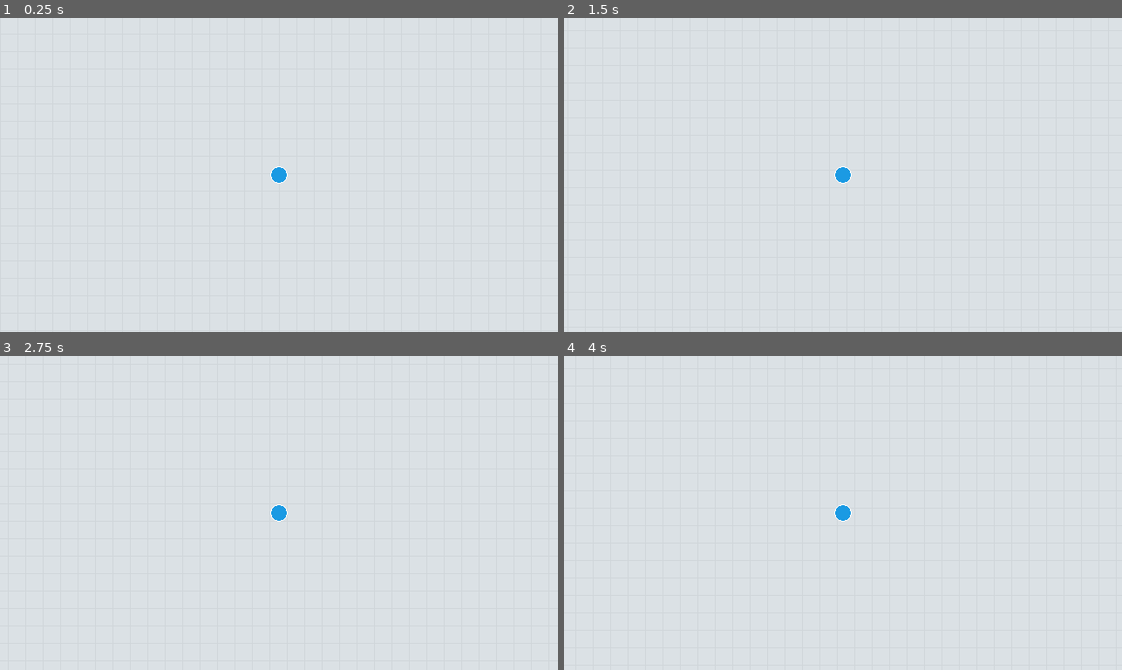
Above: before the commit, frames 1-4 (two rows, left to right).
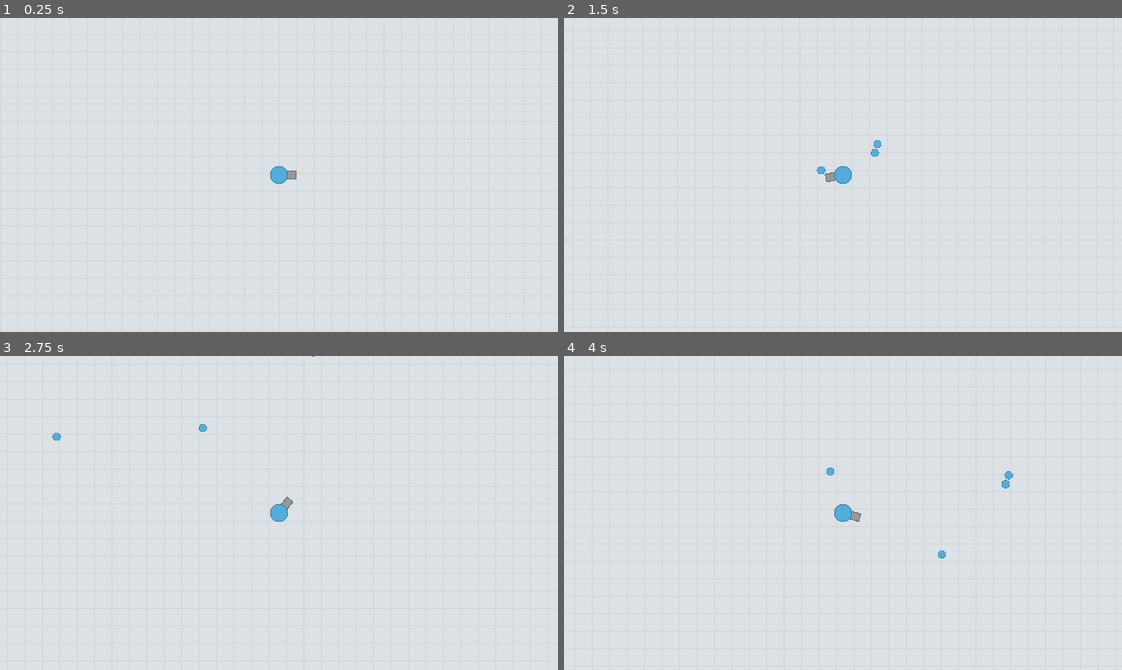
Above: after the commit, the same moments.

Repository: jackoubridge/godot-game
Game: Godot game, scene res://scenes/main.tscn
Same seed, same stepped clock (60 frames per second), same inputs: the game is played once before the commit and once after it.
Inputs (mouse positions are in pixels of both pictures, inside the frame that each line leads up to):
- Up to frame 1 (0.25 s): no input
- Up to frame 2 (1.5 s): tap Enter at 0.5 s; move the mouse to (965, 159) at 0.52 s; hold D (move_right) 0.53-1.28 s; tap Space (shoot, bound only after the commit) at 0.6, 1.25, 1.35 s; move the mouse to (731, 190) at 1.27 s; hold S (move_down) from 1.28 s (still down)
- Up to frame 3 (2.75 s): move the mouse to (334, 443) at 2.02 s; release S (move_down) at 2.03 s; hold D (move_right) from 2.03 s (still down); tap Space (shoot, bound only after the commit) at 2.1 s
- Up to frame 4 (4 s): move the mouse to (815, 575) at 2.77 s; release D (move_right) at 2.78 s; hold W (move_up) 2.78-3.53 s; tap Space (shoot, bound only after the commit) at 2.85, 3.6 s; move the mouse to (1010, 560) at 3.52 s; hold A (move_left) from 3.53 s (still down)

The runs differ from the first frame. In frame 1, 0.2% of the frame differs, in the area x 48-54%, y 47-53%; in frame 2, 0.3%; in frame 3, 0.3%; in frame 4, 0.3%, in the area x 47-81%, y 35-65%.

Commit message:
Player fires

Diff:
--- a/project.godot
+++ b/project.godot
@@ -45,6 +45,12 @@
 "events": [Object(InputEventKey,"resource_local_to_scene":false,"resource_name":"","device":-1,"window_id":0,"alt_press …(192 unchanged characters)…
 ]
 }
+shoot={
+"deadzone": 0.2,
+"events": [Object(InputEventKey,"resource_local_to_scene":false,"resource_name":"","device":-1,"window_id":0,"alt_pressed":false,"shift_pressed":false,"ctrl_pressed":false,"meta_pressed":false,"pressed":false,"keycode":0,"physical_keycode":32,"key_label":0,"unicode":32,"location":0,"echo":false,"script":null)
+, Object(InputEventMouseButton,"resource_local_to_scene":false,"resource_name":"","device":-1,"window_id":0,"alt_pressed":false,"shift_pressed":false,"ctrl_pressed":false,"meta_pressed":false,"button_mask":0,"position":Vector2(0, 0),"global_position":Vector2(0, 0),"factor":1.0,"button_index":1,"canceled":false,"pressed":false,"double_click":false,"script":null)
+]
+}
 
 [physics]
 
--- a/scenes/background.tscn
+++ b/scenes/background.tscn
@@ -9,5 +9,6 @@
 repeat_times = 4
 
 [node name="Sprite2D" type="Sprite2D" parent="Parallax2D" unique_id=1775953499]
+z_index = -999
 texture_filter = 1
 texture = ExtResource("1_bkp1e")
--- /dev/null
+++ b/scenes/bullet.tscn
@@ -0,0 +1,18 @@
+[gd_scene format=3 uid="uid://dqecxd5hlio2f"]
+
+[ext_resource type="Texture2D" uid="uid://bm3iltffouvrb" path="res://assets/player-icon.png" id="1_mkf8s"]
+[ext_resource type="Script" uid="uid://cp3ur47ffbrjr" path="res://scripts/bullet.gd" id="1_y25gk"]
+
+[sub_resource type="CircleShape2D" id="CircleShape2D_h1aey"]
+radius = 5.0
+
+[node name="CharacterBody2D" type="CharacterBody2D" unique_id=1167252768]
+script = ExtResource("1_y25gk")
+
+[node name="CollisionShape2D" type="CollisionShape2D" parent="." unique_id=1760458861]
+shape = SubResource("CircleShape2D_h1aey")
+
+[node name="Sprite2D" type="Sprite2D" parent="CollisionShape2D" unique_id=2018794137]
+z_index = -2
+scale = Vector2(0.01, 0.01)
+texture = ExtResource("1_mkf8s")
--- a/scenes/main.tscn
+++ b/scenes/main.tscn
@@ -8,4 +8,4 @@
 [node name="Background" parent="." unique_id=1117696067 instance=ExtResource("2_rwgxs")]
 position = Vector2(0, -2)
 
-[node name="Player" parent="." unique_id=83792797 instance=ExtResource("1_nnsk1")]
+[node name="Player" parent="." unique_id=1618710591 instance=ExtResource("1_nnsk1")]
--- a/scenes/player.tscn
+++ b/scenes/player.tscn
@@ -1,21 +1,40 @@
 [gd_scene format=3 uid="uid://cbykf5dqevgho"]
 
 [ext_resource type="Texture2D" uid="uid://bm3iltffouvrb" path="res://assets/player-icon.png" id="1_3vyb7"]
-[ext_resource type="Script" uid="uid://ym2c565jdhqw" path="res://scripts/player.gd" id="1_g2els"]
+[ext_resource type="Script" uid="uid://b4lh526ttkykw" path="res://scripts/player.gd" id="1_g2els"]
+[ext_resource type="Texture2D" uid="uid://cdck0dwbflhp6" path="res://assets/player-gun.png" id="3_qhqgy"]
 
 [sub_resource type="CircleShape2D" id="CircleShape2D_3vyb7"]
 
-[node name="Node2D" type="Node2D" unique_id=1618710591]
+[node name="Player" type="Node2D" unique_id=1618710591]
 
-[node name="Player" type="CharacterBody2D" parent="." unique_id=83792797]
+[node name="CharacterBody2D" type="CharacterBody2D" parent="." unique_id=83792797]
 position = Vector2(320, 180)
 script = ExtResource("1_g2els")
 
-[node name="Camera2D" type="Camera2D" parent="Player" unique_id=721173927]
+[node name="CollisionShape2D" type="CollisionShape2D" parent="CharacterBody2D" unique_id=749730385]
+shape = SubResource("CircleShape2D_3vyb7")
 
-[node name="Sprite2D" type="Sprite2D" parent="Player" unique_id=1748109842]
-scale = Vector2(0.02, 0.02)
+[node name="Camera2D" type="Camera2D" parent="CharacterBody2D" unique_id=721173927]
+
+[node name="Body" type="Node2D" parent="CharacterBody2D" unique_id=344125968]
+position = Vector2(-320, -180)
+
+[node name="Sprite2D" type="Sprite2D" parent="CharacterBody2D/Body" unique_id=1748109842]
+texture_filter = 2
+position = Vector2(320, 180)
+scale = Vector2(0.022, 0.022)
 texture = ExtResource("1_3vyb7")
 
-[node name="CollisionShape2D" type="CollisionShape2D" parent="Player" unique_id=749730385]
-shape = SubResource("CircleShape2D_3vyb7")
+[node name="Gun" type="Node2D" parent="CharacterBody2D" unique_id=1172378713]
+position = Vector2(-320, -180)
+
+[node name="Sprite2D" type="Sprite2D" parent="CharacterBody2D/Gun" unique_id=256848555]
+z_index = -1
+position = Vector2(330, 180.00002)
+rotation = 1.5707964
+scale = Vector2(0.022, 0.022)
+texture = ExtResource("3_qhqgy")
+
+[node name="BulletStart" type="Node2D" parent="CharacterBody2D" unique_id=1165560921]
+position = Vector2(15.5, 0)
--- /dev/null
+++ b/scripts/bullet.gd
@@ -0,0 +1,15 @@
+extends CharacterBody2D
+
+var pos: Vector2
+var rot: float
+var dir: float
+
+var speed = 100
+
+func _ready():
+	global_position = pos
+	global_rotation = rot
+
+func _physics_process(delta: float) -> void:
+	velocity = Vector2(speed, 0).rotated(dir)
+	move_and_slide()
--- a/scripts/player.gd
+++ b/scripts/player.gd
@@ -3,14 +3,36 @@
 @export var speed: float = 200
 @export var acceleration: float = 10
 @export var friction: float = 5
+@export var aim_speed: float = 50
+
+var bullet_path = preload("res://scenes/bullet.tscn")
 
 func _physics_process(delta: float) -> void:
+
+	# Movement
 	var input = Input.get_vector("move_left", "move_right", "move_up", "move_down").normalized()
-
 	var velocity_x: float = 1.0 - exp( -(acceleration if input.x else friction) * delta)
 	velocity.x = lerp(velocity.x, input.x * speed, velocity_x)
-
 	var velocity_y: float = 1.0 - exp( -(acceleration if input.y else friction) * delta)
 	velocity.y = lerp(velocity.y, input.y * speed, velocity_y)
 
+	# Look at mouse - smoothed
+	var v = get_global_mouse_position() - global_position
+	var angle = v.angle()
+	var r = global_rotation
+	var angle_delta = aim_speed * delta
+	angle = lerp_angle(r, angle, 0.3)
+	angle = clamp(angle, r - angle_delta, r + angle_delta)
+	global_rotation = angle
+
+	if Input.is_action_just_pressed("shoot"):
+		shoot()
+
 	move_and_slide()
+
+func shoot():
+	var bullet = bullet_path.instantiate()
+	bullet.dir = rotation
+	bullet.pos = $BulletStart.global_position
+	bullet.rot = global_rotation
+	get_parent().add_child(bullet)
Binary file added: assets/player-gun.png
Not shown, added: assets/player-gun.png.import
Binary file changed: assets/player-icon.png
Not shown, added: scripts/bullet.gd.uid
Not shown, added: scripts/player.gd.uid
